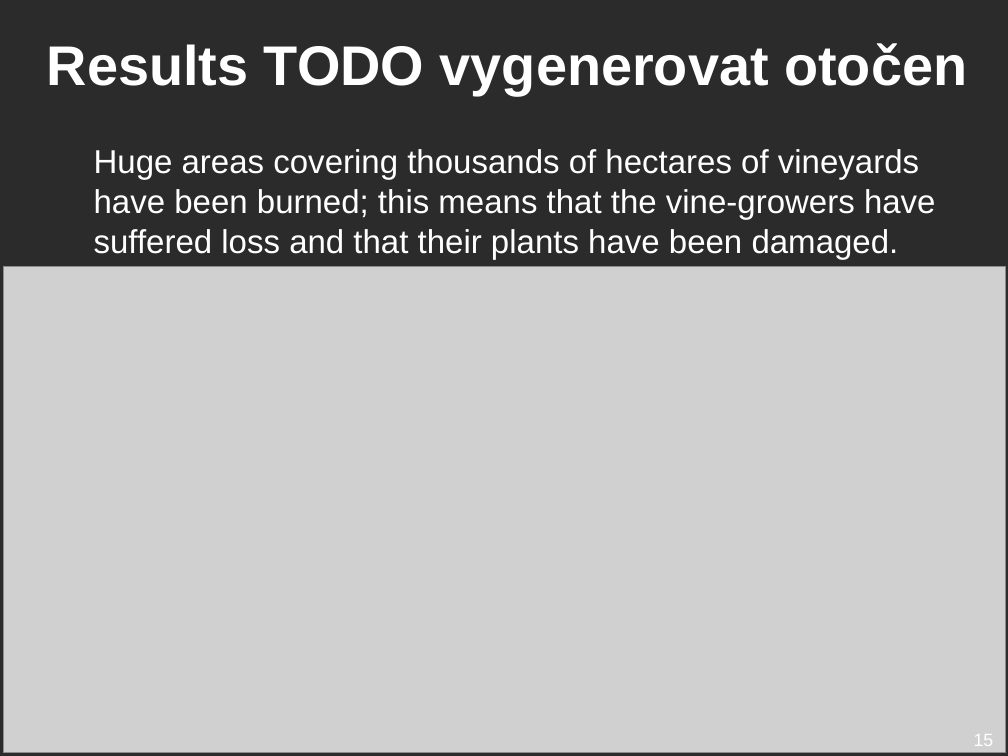
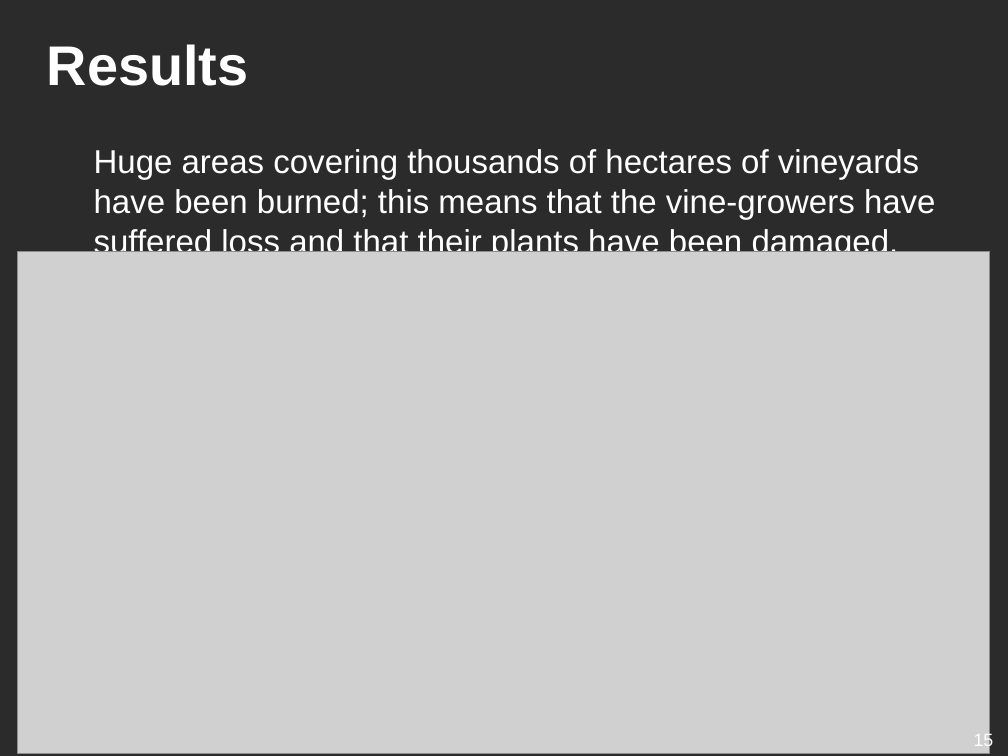
Before and after one commit to ufal/lsd, a slide deck: slide 15 of conferences/2019-blackbox-balustrades/presentation.odp. Drawn at 1008x756 pixels with LibreOffice and Linux fonts; fonts in the diff are those of the drawing; grey boxes stand for pictures; background and template pictures are left out; a plain dark background stands for a picture behind light text. Boxes give left, top, right and bottom in pixels: in the first picture for what was removed or moved away, otherwise in the second. Text is boxed around its words. In the diff, an @@ line names an element or a change of style, - is before the commit and + after.

```diff
--- a/conferences/2019-blackbox-balustrades/presentation.odp
+++ b/conferences/2019-blackbox-balustrades/presentation.odp
@@ title at bbox=[47, 44, 249, 86]: text changed @@
-Results TODO vygenerovat otočen
+Results
@@ picture at bbox=[18, 252, 991, 754]: rotation 270 to 0 degrees @@
```
Also in this commit, not shown: 1 other slide changed, 2 other files.
